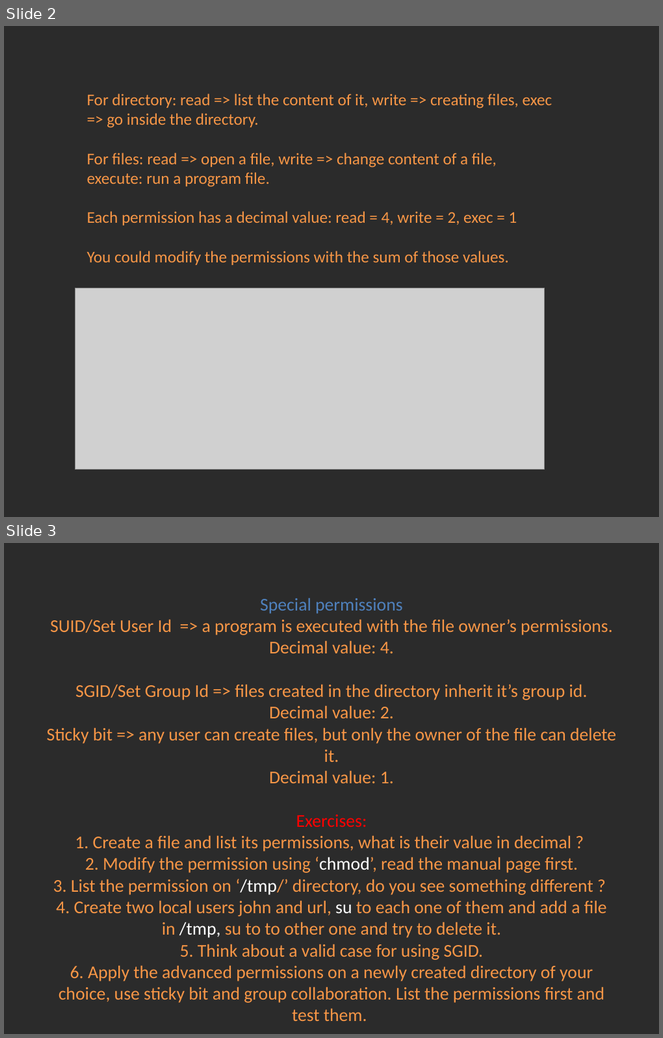
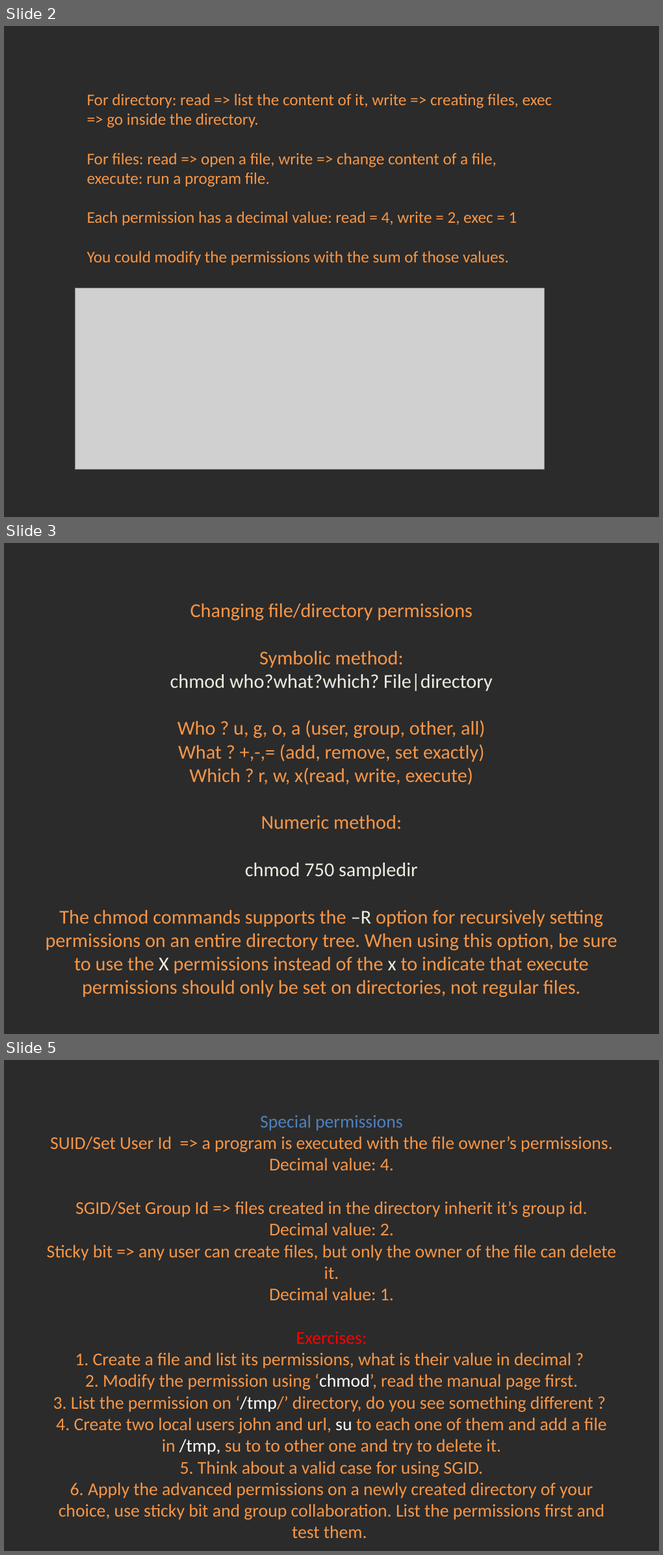
Before and after one commit to Academy-Soft-Intellect/Linux-Course, a slide deck: 5.Permissions/05-PermissionsAndAccessControlLists.pptx. Shown one above the other, each under a label of ours: slides 2 and 3 before the commit, slides 2, 3 and 5 after it; the slides between them are not shown. The pictures are 663x1038 and 663x1555 pixels, drawn with LibreOffice and Linux fonts; fonts in the diff are those of the drawing; grey boxes stand for pictures; background and template pictures are left out; a plain dark background stands for a picture behind light text. Boxes give left, top, right and bottom in pixels: in the first picture for what was removed or moved away, otherwise in the second. Text is boxed around its words. In the diff, an @@ line names an element or a change of style, - is before the commit and + after.

Commit message:
Permissions modified.

```diff
--- a/5.Permissions/05-PermissionsAndAccessControlLists.pptx
+++ b/5.Permissions/05-PermissionsAndAccessControlLists.pptx
@@ slide 3 added at (4,543,659,1034), background picture (left out) @@
@@ title added at (46,603,618,997), 21.6 pt, text #F79646 @@
+Changing file/directory permissions
+Symbolic method:
+chmod who?what?which? File|directory
+Who ? u, g, o, a (user, group, other, all)
+What ? +,-,= (add, remove, set exactly)
+Which ? r, w, x(read, write, execute)
+Numeric method:
+chmod 750 sampledir
+The chmod commands supports the –R option for recursively setting permissions on an entire directory tree. When using this option, be sure to use the X permissions instead of the x to indicate that execute permissions should only be set on directories, not regular files.
@@ what was slide 3 is now slide 5 @@
```
Also in this commit, not shown: 1 slide changed, 2 other slides added.
